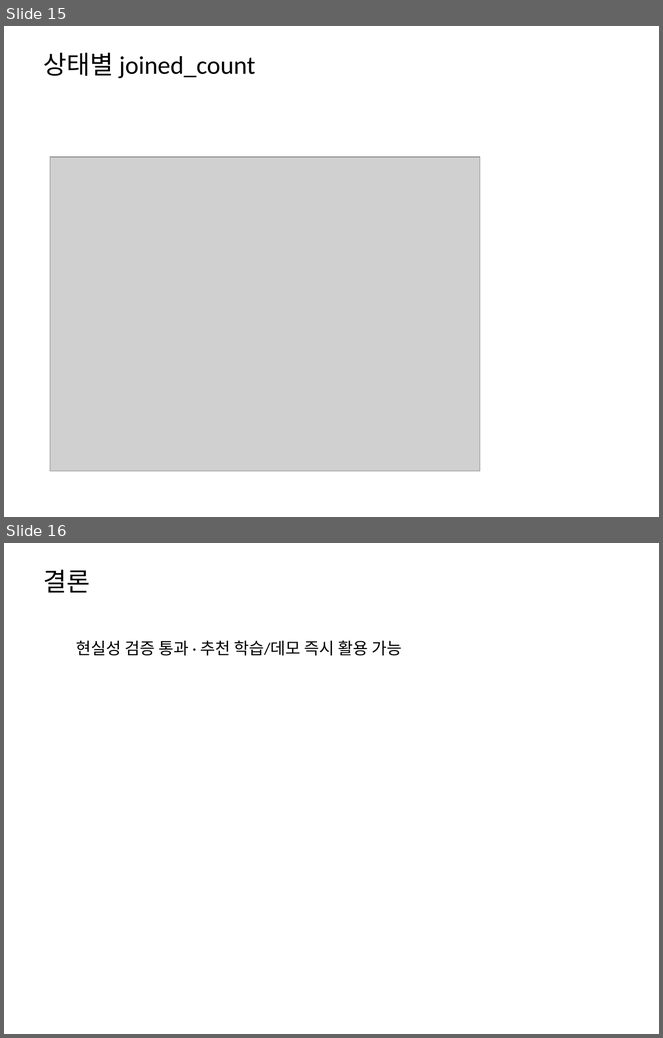
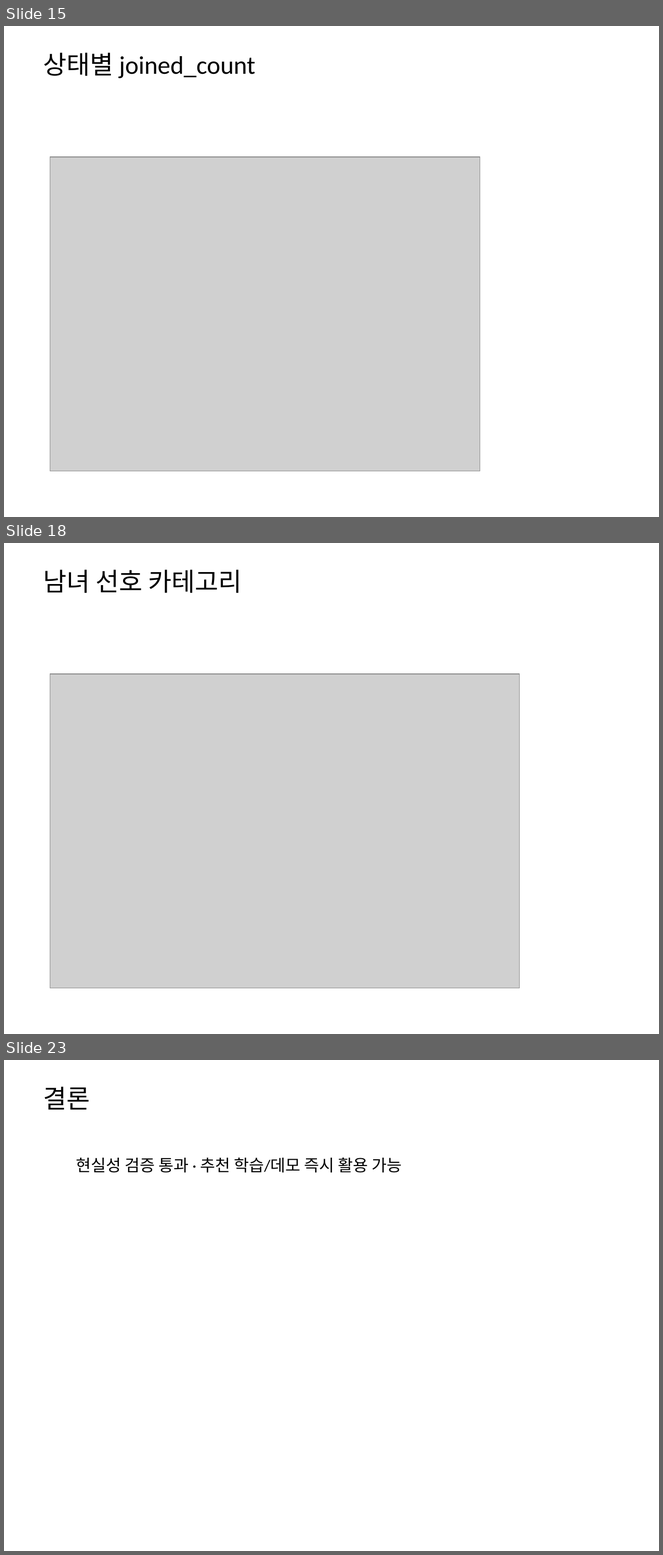
Before and after one commit to ai-sesac2-Nbbang/mogu-mogu-backend, a slide deck: scripts/mogumogu_report.pptx. Shown one above the other, each under a label of ours: slides 15 and 16 before the commit, slides 15, 18 and 23 after it; the slides between them are not shown. The pictures are 663x1038 and 663x1555 pixels, drawn with LibreOffice and Linux fonts; fonts in the diff are those of the drawing; grey boxes stand for pictures. Boxes give left, top, right and bottom in pixels: in the first picture for what was removed or moved away, otherwise in the second. Text is boxed around its words. In the diff, an @@ line names an element or a change of style, - is before the commit and + after.

```diff
--- a/scripts/mogumogu_report.pptx
+++ b/scripts/mogumogu_report.pptx
@@ slide 18 added at [4,543,659,1034], background #FFFFFF @@
@@ text added at [43,570,242,593], 28 pt, text #000000 @@
+남녀 선호 카테고리
@@ picture added at [50,674,520,989] @@
@@ what was slide 16 is now slide 23 @@
```
Also in this commit, not shown: 6 other slides added, 9 other files.
